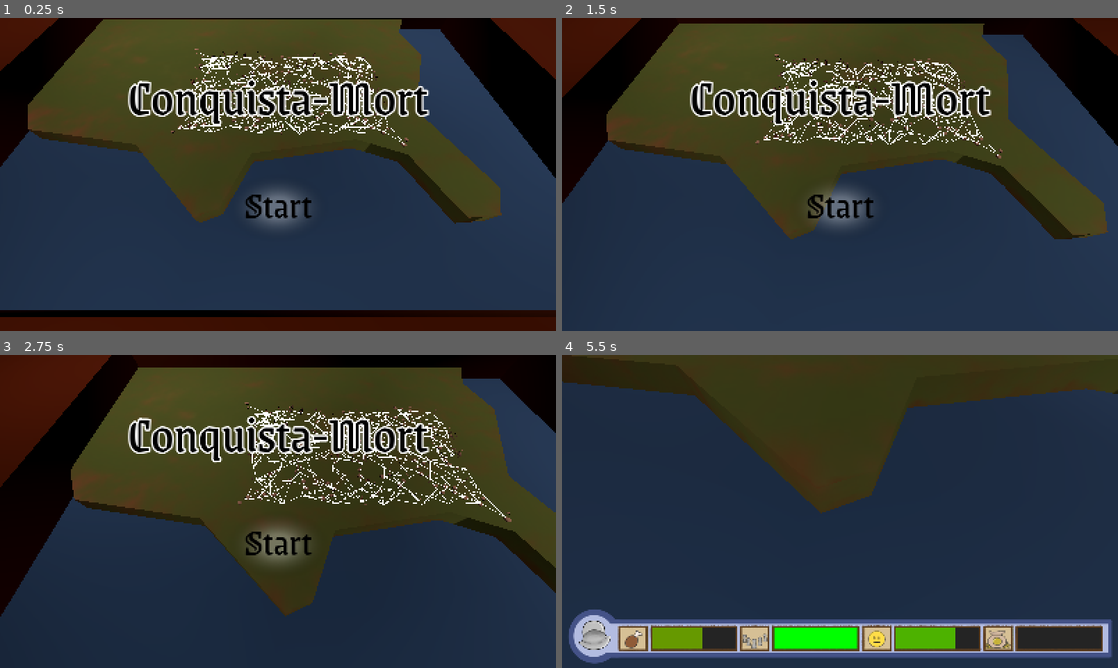
Above: before the commit, frames 1-4 (two rows, left to right).
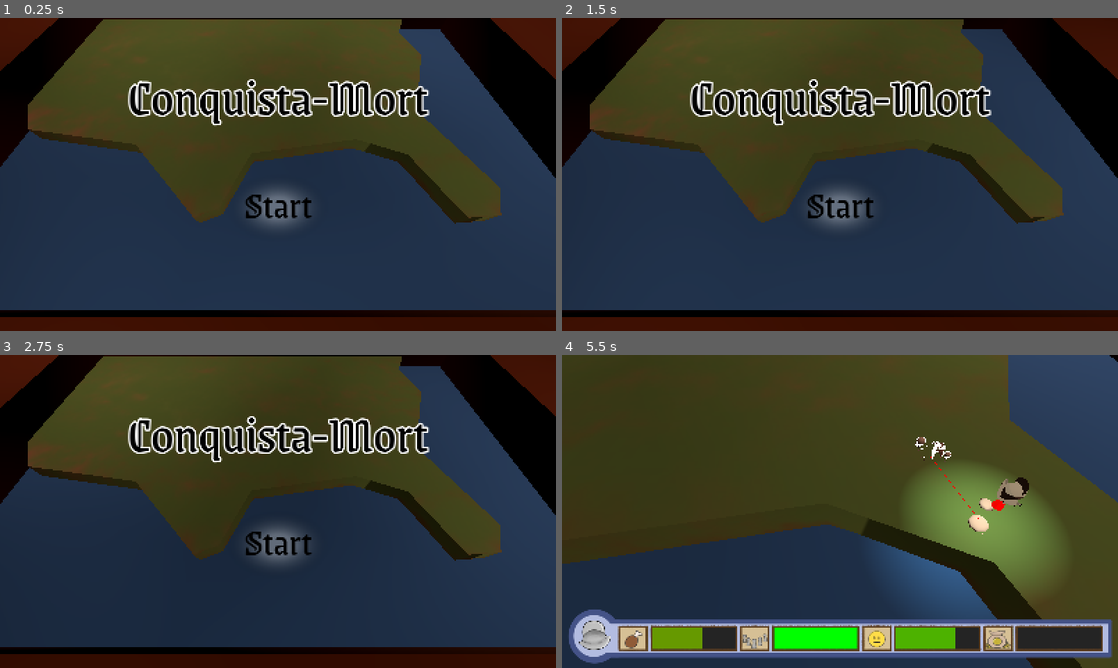
Above: after the commit, the same moments.

Repository: Xamora64/conquista-mort
Game: Godot game, scene res://scenes/main.tscn
Same seed, same stepped clock (60 frames per second), same inputs: the game is played once before the commit and once after it.
Inputs (mouse positions are in pixels of both pictures, inside the frame that each line leads up to):
- Up to frame 1 (0.25 s): no input
- Up to frame 2 (1.5 s): tap Enter at 0.5 s; move the mouse to (962, 158) at 0.52 s; press the mouse at (962, 158) at 0.53 s; release the mouse at (962, 158) at 1.25 s; tap Space at 1.25 s; drag from (728, 190) to (812, 237) at 1.27 s
- Up to frame 3 (2.75 s): tap Enter at 2 s; move the mouse to (333, 442) at 2.02 s; press the mouse at (333, 442) at 2.03 s; tap Mouse wheel up (zoom-in) at 2.1 s
- Up to frame 4 (5.5 s): release the mouse at (895, 442) at 2.75 s; tap Space at 2.75 s; drag from (812, 574) to (673, 464) at 2.77 s; tap Enter at 3.5 s; move the mouse to (1006, 558) at 3.52 s; press the mouse at (1006, 558) at 3.53 s; release the mouse at (1006, 558) at 4.25 s; drag from (673, 464) to (756, 433) at 4.27 s; move the mouse to (867, 511) at 5.02 s; press the mouse at (867, 511) at 5.03 s; tap Mouse wheel up (zoom-in) at 5.1 s

The runs differ from the first frame. In frame 1, 1.6% of the frame differs, in the area x 30-74%, y 9-42%; in frame 2, 23%; in frame 3, 41%; in frame 4, 48%, in the area x 0-100%, y 0-100%.

Commit message:
ui almost finish

Diff:
--- a/assets/shaders/paper_flip_shader.tres
+++ b/assets/shaders/paper_flip_shader.tres
@@ -6,8 +6,8 @@
 shader = ExtResource("1_tpw3q")
 shader_parameter/fold_x = 0.0
 shader_parameter/fold_y = 0.0
-shader_parameter/normal_x = 0.10999997518927995
-shader_parameter/normal_y = 0.9999999552959999
+shader_parameter/normal_x = 0.10999997518927997
+shader_parameter/normal_y = 0.999999955296
 shader_parameter/next_shadow_size = 0.2999999932944
 shader_parameter/next_shadow_power = 0.5
 shader_parameter/back_shadow_size = 2.0
--- a/scenes/place.tscn
+++ b/scenes/place.tscn
@@ -17,13 +17,13 @@
 render_priority = 0
 shader = ExtResource("6_hn5ta")
 shader_parameter/couleur = Color(1, 1, 1, 1)
-shader_parameter/epaisseur = 1.0
+shader_parameter/epaisseur = 0.5
 
 [sub_resource type="ShaderMaterial" id="ShaderMaterial_1tdiu"]
 render_priority = 0
 shader = ExtResource("6_hn5ta")
 shader_parameter/couleur = Color(1, 1, 1, 1)
-shader_parameter/epaisseur = 3.0
+shader_parameter/epaisseur = 2.0
 
 [sub_resource type="SphereShape3D" id="SphereShape3D_kwsvg"]
 
--- a/scenes/ui/ui_game.tscn
+++ b/scenes/ui/ui_game.tscn
@@ -130,7 +130,7 @@
 theme = ExtResource("7_rxmiy")
 theme_override_constants/outline_size = 10
 theme_override_font_sizes/font_size = 32
-text = "Nombre Indien:"
+text = "Population:"
 
 [node name="tribeHead" type="TextureRect" parent="UIPlaceTribe/HBoxContainer/MarginContainer/VBoxContainer/HBoxContainer/VBoxContainer" unique_id=1830550049]
 unique_name_in_owner = true
@@ -151,7 +151,7 @@
 theme_override_constants/separation = 20
 alignment = 1
 
-[node name="ChoiceButton" type="TextureButton" parent="UIPlaceTribe/HBoxContainer/MarginContainer/VBoxContainer/MarginContainer/ListButtons" unique_id=664070918]
+[node name="ChoiceButton" type="TextureButton" parent="UIPlaceTribe/HBoxContainer/MarginContainer/VBoxContainer/MarginContainer/ListButtons" unique_id=2091406553]
 unique_name_in_owner = true
 modulate = Color(0.9, 0.81, 0.68399996, 1)
 custom_maximum_size = Vector2(200, 80)
@@ -160,8 +160,10 @@
 size_flags_vertical = 0
 texture_normal = ExtResource("8_q8qwe")
 stretch_mode = 0
-
-[node name="MarginContainer" type="MarginContainer" parent="UIPlaceTribe/HBoxContainer/MarginContainer/VBoxContainer/MarginContainer/ListButtons/ChoiceButton" unique_id=1684294156]
+script = ExtResource("11_38f3s")
+metadata/_custom_type_script = "uid://bdrh0h2rojf24"
+
+[node name="MarginContainer" type="MarginContainer" parent="UIPlaceTribe/HBoxContainer/MarginContainer/VBoxContainer/MarginContainer/ListButtons/ChoiceButton" unique_id=1526492635]
 layout_mode = 1
 anchors_preset = 15
 anchor_right = 1.0
@@ -173,7 +175,7 @@
 theme_override_constants/margin_right = 10
 theme_override_constants/margin_bottom = 10
 
-[node name="ButtonText" type="Label" parent="UIPlaceTribe/HBoxContainer/MarginContainer/VBoxContainer/MarginContainer/ListButtons/ChoiceButton/MarginContainer" unique_id=593983638]
+[node name="ButtonText" type="Label" parent="UIPlaceTribe/HBoxContainer/MarginContainer/VBoxContainer/MarginContainer/ListButtons/ChoiceButton/MarginContainer" unique_id=1237601828]
 unique_name_in_owner = true
 layout_mode = 2
 theme = ExtResource("7_rxmiy")
@@ -188,7 +190,10 @@
 theme_override_constants/margin_top = 25
 theme_override_constants/margin_right = 25
 
-[node name="ToggleUIPlace" type="TextureButton" parent="UIPlaceTribe/HBoxContainer/MarginContainerToggle" unique_id=1686812881]
+[node name="VBoxContainer" type="VBoxContainer" parent="UIPlaceTribe/HBoxContainer/MarginContainerToggle" unique_id=192042579]
+layout_mode = 2
+
+[node name="ToggleUIPlace" type="TextureButton" parent="UIPlaceTribe/HBoxContainer/MarginContainerToggle/VBoxContainer" unique_id=1686812881]
 modulate = Color(0.9, 0.81, 0.68399996, 1)
 custom_maximum_size = Vector2(200, 80)
 layout_mode = 2
@@ -200,7 +205,7 @@
 script = ExtResource("11_38f3s")
 metadata/_custom_type_script = "uid://bdrh0h2rojf24"
 
-[node name="MarginContainer" type="MarginContainer" parent="UIPlaceTribe/HBoxContainer/MarginContainerToggle/ToggleUIPlace" unique_id=1921942911]
+[node name="MarginContainer" type="MarginContainer" parent="UIPlaceTribe/HBoxContainer/MarginContainerToggle/VBoxContainer/ToggleUIPlace" unique_id=1921942911]
 layout_mode = 1
 anchors_preset = 15
 anchor_right = 1.0
@@ -212,7 +217,7 @@
 theme_override_constants/margin_right = 10
 theme_override_constants/margin_bottom = 10
 
-[node name="ToggleText" type="Label" parent="UIPlaceTribe/HBoxContainer/MarginContainerToggle/ToggleUIPlace/MarginContainer" unique_id=1543772553]
+[node name="ToggleText" type="Label" parent="UIPlaceTribe/HBoxContainer/MarginContainerToggle/VBoxContainer/ToggleUIPlace/MarginContainer" unique_id=1543772553]
 layout_mode = 2
 theme = ExtResource("7_rxmiy")
 theme_override_constants/outline_size = 0
@@ -220,4 +225,40 @@
 horizontal_alignment = 1
 vertical_alignment = 1
 
-[connection signal="toggled" from="UIPlaceTribe/HBoxContainer/MarginContainerToggle/ToggleUIPlace" to="UIPlaceTribe" method="_on_toggle_ui_place_toggled"]
+[node name="ToggleUIPlace2" type="TextureButton" parent="UIPlaceTribe/HBoxContainer/MarginContainerToggle/VBoxContainer" unique_id=1834824048]
+visible = false
+modulate = Color(0.9, 0.81, 0.68399996, 1)
+custom_maximum_size = Vector2(200, 80)
+layout_mode = 2
+size_flags_horizontal = 8
+size_flags_vertical = 0
+toggle_mode = true
+texture_normal = ExtResource("8_q8qwe")
+stretch_mode = 0
+script = ExtResource("11_38f3s")
+metadata/_custom_type_script = "uid://bdrh0h2rojf24"
+
+[node name="MarginContainer" type="MarginContainer" parent="UIPlaceTribe/HBoxContainer/MarginContainerToggle/VBoxContainer/ToggleUIPlace2" unique_id=1794347765]
+layout_mode = 1
+anchors_preset = 15
+anchor_right = 1.0
+anchor_bottom = 1.0
+grow_horizontal = 2
+grow_vertical = 2
+theme_override_constants/margin_left = 10
+theme_override_constants/margin_top = 10
+theme_override_constants/margin_right = 10
+theme_override_constants/margin_bottom = 10
+
+[node name="ToggleText" type="Label" parent="UIPlaceTribe/HBoxContainer/MarginContainerToggle/VBoxContainer/ToggleUIPlace2/MarginContainer" unique_id=1917597289]
+layout_mode = 2
+theme = ExtResource("7_rxmiy")
+theme_override_constants/outline_size = 0
+text = "Toggle"
+horizontal_alignment = 1
+vertical_alignment = 1
+
+[connection signal="pressed" from="UIPlaceTribe/HBoxContainer/MarginContainer/VBoxContainer/MarginContainer/ListButtons/ChoiceButton" to="UIPlaceTribe/HBoxContainer/MarginContainer/VBoxContainer/MarginContainer/ListButtons/ChoiceButton" method="_on_pressed"]
+[connection signal="pressed_id" from="UIPlaceTribe/HBoxContainer/MarginContainer/VBoxContainer/MarginContainer/ListButtons/ChoiceButton" to="UIPlaceTribe" method="_on_choice_button_pressed_id"]
+[connection signal="toggled" from="UIPlaceTribe/HBoxContainer/MarginContainerToggle/VBoxContainer/ToggleUIPlace" to="UIPlaceTribe" method="_on_toggle_ui_place_toggled"]
+[connection signal="toggled" from="UIPlaceTribe/HBoxContainer/MarginContainerToggle/VBoxContainer/ToggleUIPlace2" to="UIPlaceTribe" method="_on_toggle_ui_place_toggled"]
--- a/scripts/background_data.gd
+++ b/scripts/background_data.gd
@@ -17,3 +17,9 @@
 			list_possible_background.append(background)
 	#print(list_possible_background.size())
 	return list_possible_background
+
+static func get_background_resources(name: String) -> BackgroundData:
+	for background in background_resources:
+		if (background.background_path.to_lower().contains(name.to_lower())):
+			return background
+	return null
--- a/scripts/buttons/button_start.gd
+++ b/scripts/buttons/button_start.gd
@@ -1,7 +1,6 @@
 extends Button
 
 func _on_mouse_entered() -> void:
-	print("coucou")
 	self.remove_theme_constant_override("outline_size")
 
 func _on_mouse_exited() -> void:
--- a/scripts/buttons/button_toggle_color.gd
+++ b/scripts/buttons/button_toggle_color.gd
@@ -1,4 +1,4 @@
-class_name ToggleColorButton
+class_name TextureColorButton
 extends TextureButton
 
 @export var normal_color := Color.WHITE
@@ -6,6 +6,8 @@
 @export var pressed_color := Color(0.6, 0.6, 0.6)
 @export var hover_pressed_color := Color(0.7, 0.7, 0.7)
 @export var disabled_color := Color(0.5, 0.5, 0.5, 0.6)
+
+signal pressed_id(id: String)
 
 func _ready() -> void:
 	for sig in [mouse_entered, mouse_exited, toggled, button_down, button_up]:
@@ -24,3 +26,6 @@
 			self_modulate = hover_pressed_color
 		DRAW_DISABLED:
 			self_modulate = disabled_color
+
+func _on_pressed() -> void:
+	pressed_id.emit(get_child(0).get_child(0).text)
--- /dev/null
+++ b/scripts/buttons/choice_button.gd
@@ -0,0 +1,6 @@
+extends TextureButton
+
+signal choice_button_pressed(id: String)
+
+func _on_pressed() -> void:
+	print(get_children()[0].get_children()[0])
--- a/scripts/conquistador.gd
+++ b/scripts/conquistador.gd
@@ -53,6 +53,8 @@
 	self.historic_places.append(self.place_in)
 	self.get_next_place(self.place_in.links)
 
+var lead_by_tribe: bool = false
+var can_move: bool = false
 var time_moving = 2.0
 var moving: bool = false
 var place_to: Place = null
@@ -61,7 +63,6 @@
 
 func _physics_process(delta: float) -> void:
 	show()
-	position.y += 0.5
 	if moving and place_to != null:
 		t += 1.0 * delta / time_moving
 		t = clamp(t, 0.0, 1.0)
@@ -75,6 +76,7 @@
 			position = place_in.position
 		else:
 			hide()
+	position.y += 0.5
 
 var next_link: Link = null
 
@@ -107,9 +109,15 @@
 			if (place.tribe.number > best_place.tribe.number):
 				best_link = link
 		elif (place.tribe == null): # Aucune tribu en vu
-			if (place.biome.type > best_place.biome.type): # Plaine > forest > marais
+			if (place.biome > best_place.biome): # Plaine > forest > marais
 				best_link = link
 	next_link = best_link
 	next_link.place.apply_border()
 	next_link.place.is_focus = true
 	return best_link
+
+func start_animation() -> void:
+	place_to = place_to
+	moving = true
+	await(finish_moving)
+	place_in = place_to
--- a/scripts/event_data.gd
+++ b/scripts/event_data.gd
@@ -48,11 +48,11 @@
 	return list_possible_events
 
 # {tribe_name}, {biome_name}
-static func apply_text_info_event(text_event: String, tribe: Tribe = null, biome: Biomes = null) -> String:
+static func apply_text_info_event(text_event: String, tribe: Tribe = null, biome: TYPES_BIOMES = TYPES_BIOMES.NONE) -> String:
 	var replace: Dictionary[String, String] = {}
 	if (tribe != null):
 		replace["tribe_name"] = tribe.tribe_name
-	replace["biome_name"] = TYPES_BIOMES_TEXT[biome.type]
+	replace["biome_name"] = TYPES_BIOMES_TEXT[biome]
 	return text_event.format(replace)
 
 static var expression = Expression.new()
--- a/scripts/main.gd
+++ b/scripts/main.gd
@@ -14,6 +14,7 @@
 	#Load Event Data
 	EventData.event_resources.assign(LibResources.load_folder("res://resources/events/"))
 	BackgroundData.background_resources.assign(LibResources.load_folder("res://resources/backgrounds/"))
+	$Conquistador.can_move = true
 
 # Called every frame. 'delta' is the elapsed time since the previous frame.
 func _process(delta: float) -> void:
@@ -33,31 +34,24 @@
 	$HUD.show()
 	$Player.start_game_camera()
 
-func going_in_place(place_to: Place):
-
-	var place_from: Place = $Conquistador.place_in
-	#Animation
-	$Conquistador.place_to = place_to
-	$Conquistador.moving = true
-	await($Conquistador.finish_moving)
-	print($Conquistador.moving)
-
+func show_event(place_to: Place):
 	if (place_to.tribe != null):
 		tribe_place(place_to)
+		$Conquistador.can_move = false
 	else:
 		biome_place(place_to)
 
 func tribe_place(place: Place):
 	var tribe: Tribe = place.tribe
-	var event_data: EventData = EventData.ask_possible_events(TYPES_TEXT.INTRO, TYPES_BIOMES.NONE, "", 0).pick_random()
+	var intro: EventData = EventData.ask_possible_events(TYPES_TEXT.INTRO, TYPES_BIOMES.NONE, "", 0).pick_random()
+	var intro_reaction: EventData = EventData.ask_possible_events(TYPES_TEXT.INTRO_REACTION, TYPES_BIOMES.NONE, "", tribe.aggression).pick_random()
 	# Set value in UIGame
-	$UIGame/UIPlaceTribe.create_scene(tribe, event_data)
+	$UIGame/UIPlaceTribe.create_scene(place, intro, intro_reaction)
 
 	# Player zoom in the event + Fade
 	# When Black screen => UI GAME show
 	# Black screen fade out
 	$UIGame.show()
 
-
 func biome_place(place: Place):
 	var event_data: EventData = EventData.ask_possible_events(TYPES_TEXT.EVENT_BIOME, place.biome).pick_random()
--- a/scripts/map.gd
+++ b/scripts/map.gd
@@ -26,8 +26,8 @@
 	list_paths = placeCreator.add_link_path_places(list_places)
 	for place in list_places:
 		place.input_event.connect(_on_input_event.bind(place))
-	#hide_place()
-	#hide_path()
+	hide_place()
+	hide_path()
 
 # Called every frame. 'delta' is the elapsed time since the previous frame.
 func _process(delta: float) -> void:
@@ -93,8 +93,16 @@
 
 func _on_input_event(camera: Node, event: InputEvent, event_position: Vector3, normal: Vector3, shape_idx: int, place_to: Place) -> void:
 	if (event.is_action_pressed("left click")):
-		if (conquis.next_link.place == place_to):
-			main.going_in_place(place_to)
+		print(conquis.lead_by_tribe)
+		if ((conquis.next_link.place == place_to && conquis.can_move) || conquis.lead_by_tribe):
+			conquis.lead_by_tribe = false
+			conquis.place_to = place_to
+			await(conquis.start_animation())
+			if (place_to != place_end):
+				conquis_next_place(place_to)
+				main.show_event(place_to)
+			else:
+				print("Finish")
 
 		#print("event selectioned: ", place_to.position.x, " ", place_to.position.y, " ", place_to.position.z)
 		#if (game_ui.guide):
--- a/scripts/map_places_creator.gd
+++ b/scripts/map_places_creator.gd
@@ -33,8 +33,8 @@
 		biome = TYPES_BIOMES.PLAIN
 	var tribe: Tribe = null
 	if (biome != Biomes.TYPES_BIOMES.SWAMP and not start_end):
-		if (randi_range(0, 100) >= 40):
-			tribe = Tribe.new().generate()
+		#if (randi_range(0, 100) >= 40):
+		tribe = Tribe.new().generate()
 
 	var place: Place = place_scene.instantiate().with_values(position, biome, tribe, [] as Array[Link], limit_links)
 	return place
--- a/scripts/place.gd
+++ b/scripts/place.gd
@@ -21,6 +21,8 @@
 var is_focus: bool = false
 @export var focus_material: Material
 @export var hover_material: Material
+
+var conquis: Conquistador
 
 var links: Array[Link] = []
 
--- a/scripts/player.gd
+++ b/scripts/player.gd
@@ -3,12 +3,14 @@
 
 var center = Vector3.ZERO
 var screen_size
-@export var LIMIT_ZOOM = [1.0, 12.0]
+@export var LIMIT_ZOOM = [1.0, 8.0]
 # X1, X2; Z1, Z2
 @export var LIMIT_ZONE = [Vector2(-15, 10), Vector2(-15, 10)]
 
 const POSITION_MAIN_MENU = Vector3(-0.056, 7.058, 12.883)
 const POSITION_STARTING = Vector3(5.202, 1.262, 7.038)
+
+@onready var main: Node = get_parent()
 
 func _ready() -> void:
 	position = POSITION_MAIN_MENU
@@ -18,8 +20,9 @@
 	position = POSITION_STARTING
 
 func _physics_process(delta: float) -> void:
-	camera_player_movement()
-	camera_player_zoom()
+	if (main.state_game == 1):
+		camera_player_movement()
+		camera_player_zoom()
 
 	#if (Input.is_action_just_pressed("left click")):
 		#print (get_mouse_world_position())
--- a/scripts/ui/ui_place.gd
+++ b/scripts/ui/ui_place.gd
@@ -1,4 +1,8 @@
 extends Control
+
+var TYPES_TEXT = EventData.TYPES_TEXT
+var TYPES_BIOMES = Biomes.TYPES_BIOMES
+var TYPES_BACKGROUND = BackgroundData.TYPES_BACKGROUND
 
 @onready var background: TextureRect = $BackgroundImage
 
@@ -14,24 +18,72 @@
 	2: "res://assets/textures/teteIndiens/tribeHead2.png",
 }
 
-@onready var list_buttons = %ListButtons
-@onready var choice_button = %ChoiceButton
-@onready var choice_button_text = %ButtonText
+@onready var list_buttons: HBoxContainer = %ListButtons
+@onready var choice_button: TextureColorButton = %ChoiceButton
+@onready var choice_button_text: Label = %ButtonText
+
+var tribe_buttons: Dictionary[String, TextureButton] = {
+	"Attaque": null,
+	"Fuir": null,
+	"Accueillir": null,
+
+	"Front": null,
+	"Guerilla": null,
+}
+
+@onready var conquis: Conquistador = get_node("../../Conquistador")
+var current_place: Place = null
+var tribe: Tribe = null
+signal event_finished
 
 func _ready() -> void:
-	if (BackgroundData.background_resources.is_empty()):
-		return
-	background.texture = load(BackgroundData.get_possible_background_resources(BackgroundData.TYPES_BACKGROUND.START).pick_random())
+	load_background(TYPES_BACKGROUND.START)
 
-func _process(delta: float) -> void:
-	pass
+	choice_button.hide()
+	for button_key: String in tribe_buttons.keys():
+		choice_button_text.set_text(button_key)
+		tribe_buttons[button_key] = choice_button.duplicate()
+		list_buttons.add_child(tribe_buttons[button_key])
 
-func create_scene(tribe: Tribe, event: EventData) -> void:
-	print(event_text)
+func load_background(type: BackgroundData.TYPES_BACKGROUND) -> void:
+	if not BackgroundData.background_resources.is_empty():
+		background.texture = load(BackgroundData.get_possible_background_resources(type).pick_random().background_path)
+
+# 0 = hide; 1 = intro; 2 = attack
+func display_button(type: int):
+	for button_key: String in tribe_buttons.keys():
+		tribe_buttons[button_key].hide()
+		if ((type == 2 && (button_key == "Front" || button_key == "Guerilla")) ||
+			(type == 1 && button_key != "Front" && button_key != "Guerilla")):
+			tribe_buttons[button_key].show()
+
+func create_scene(place: Place, intro: EventData, intro_reaction: EventData) -> void:
+	#print(event_text)
+	current_place = place
+	tribe = place.tribe
 	tribe_head.texture = load(list_heads[tribe.aggression])
-	event_text.set_text(event.text)
-	tribe_number.set_text("Nombre Indien: " + str(tribe.number))
+	event_text.set_text(
+		# Intro
+		EventData.apply_text_info_event(intro.text, tribe, place.biome)
+		+ "\n" +
+		# Reaction
+		EventData.apply_text_info_event(intro_reaction.text, tribe, place.biome)
+	)
+	tribe_number.set_text("Population: " + str(tribe.number))
 
+	if (tribe.fortification):
+		load_background(TYPES_BACKGROUND.TRIBE_FORTIFIED)
+	else:
+		load_background(TYPES_BACKGROUND.TRIBE)
+
+	background.show()
+	$HBoxContainer/MarginContainer.show()
+
+	display_button(1)
+
+func switch_attack_scene():
+	event_text.set_text("Quelle stratégie voulez-vous adopter face aux conquistadors ?")
+	display_button(2)
 
 func _on_toggle_ui_place_toggled(toggled_on: bool) -> void:
 	if (toggled_on):
@@ -40,3 +92,73 @@
 	else:
 		background.show()
 		$HBoxContainer/MarginContainer.show()
+
+func front_manage() -> String:
+	if (tribe.number * 2 > conquis.troops):
+		if (tribe.aggression < 0):
+			return "a1b"
+		else:
+			return "a1c"
+	else:
+		return "a1a"
+
+func guerilla_manage() -> String:
+		if (tribe.aggression == -2):
+			return "a2a"
+		elif (tribe.aggression == -1):
+			return "a2b"
+		else:
+			return "a2c"
+
+func welcome_manage():
+	if (tribe.number * 2 > conquis.troops):
+		if (tribe.aggression < 0):
+			return "b1"
+		else:
+			return "b2"
+	else:
+		if (conquis.trust >= 30):
+			return "b2"
+		else:
+			return "b3"
+
+func flee_manage():
+	return "c1"
+
+func _on_choice_button_pressed_id(id: String) -> void:
+	match(id):
+		"Attaque":
+			switch_attack_scene()
+		"Fuir":
+			result_event(flee_manage())
+		"Accueillir":
+			result_event(welcome_manage())
+		"Front":
+			result_event(front_manage())
+		"Guerilla":
+			result_event(guerilla_manage())
+
+func result_event(choice_id: String):
+	display_button(0)
+	if (choice_id.begins_with("b2")): # Guider
+		conquis.lead_by_tribe = true
+	else:
+		conquis.can_move = true
+
+	display_button(0)
+
+	var result: EventData = EventData.ask_possible_events(TYPES_TEXT.CHOICE, TYPES_BIOMES.NONE, choice_id).pick_random()
+	EventData.calcul_event(result, conquis)
+	event_text.set_text(EventData.apply_text_info_event(result.text, current_place.tribe, current_place.biome))
+
+	# background Image
+	if (choice_id == "a1a"):
+		load_background(TYPES_BACKGROUND.LOSING)
+	elif (choice_id == "a1b"):
+		load_background([TYPES_BACKGROUND.WINNING, TYPES_BACKGROUND.FRONT].pick_random())
+	elif (choice_id == "a1c"):
+		load_background([TYPES_BACKGROUND.WINNING, TYPES_BACKGROUND.FRONT].pick_random())
+	elif (choice_id == "a2a"):
+		BackgroundData.get_background_resources("tribe_guerilla00")
+	elif (choice_id.begins_with("a2")):
+		load_background(TYPES_BACKGROUND.GUERILLA)
